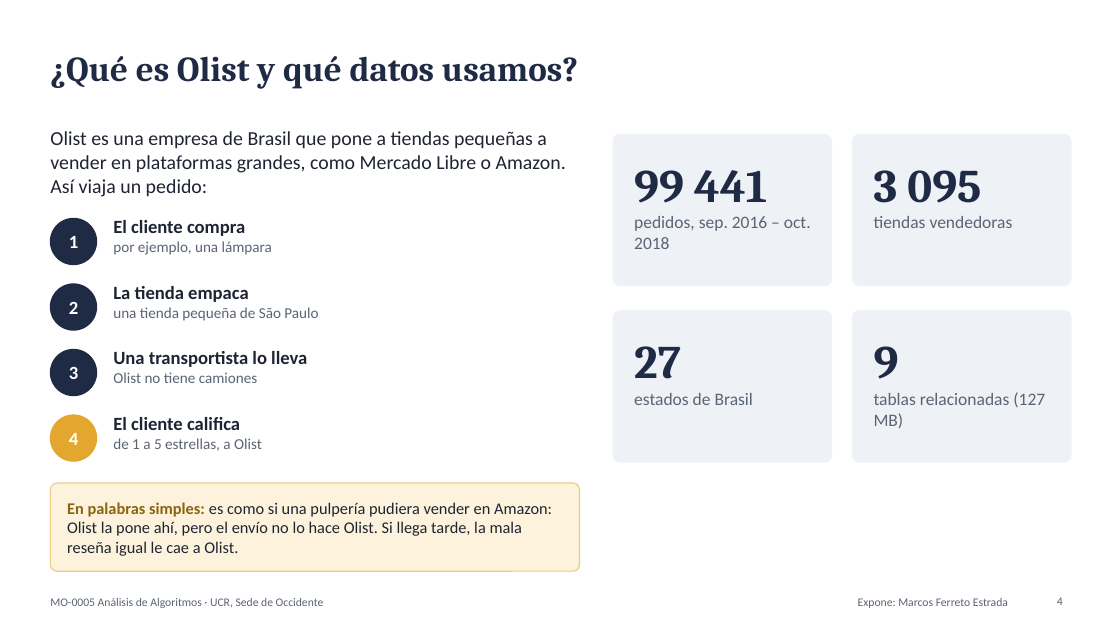
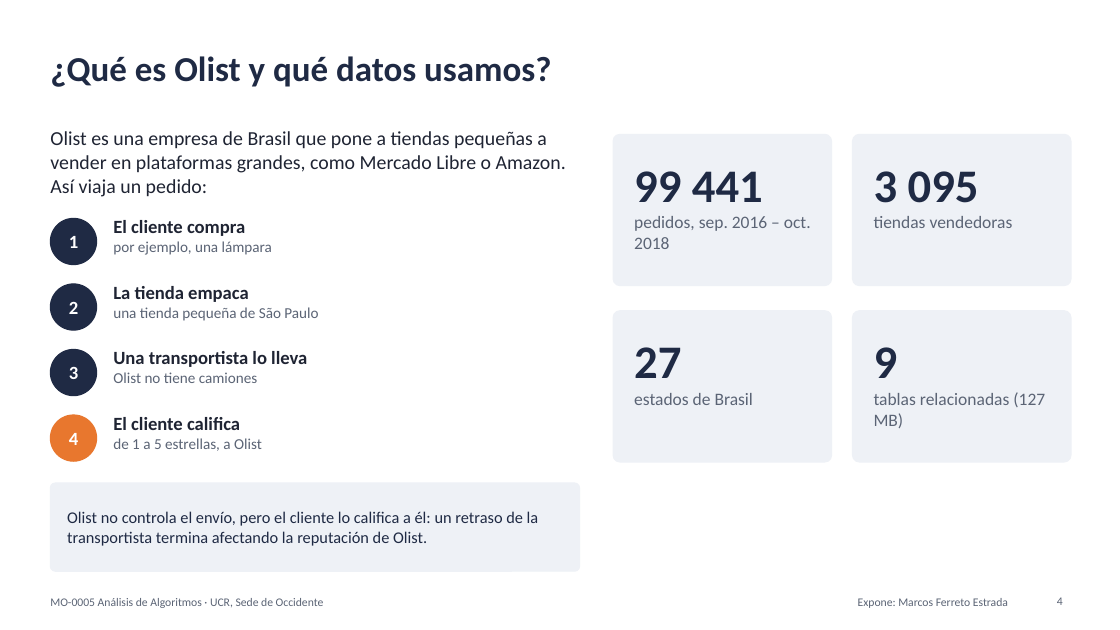
Before and after one commit to FerretoDev/mo0005-ecommerce-ml, a slide deck: slide 4 of presentacion/presentacion.pptx. Drawn at 1120x630 pixels with LibreOffice and Linux fonts; fonts in the diff are those of the drawing. Boxes give left, top, right and bottom in pixels: in the first picture for what was removed or moved away, otherwise in the second. Text is boxed around its words. In the diff, an @@ line names an element or a change of style, - is before the commit and + after.

```diff
--- a/presentacion/presentacion.pptx
+++ b/presentacion/presentacion.pptx
@@ title "¿Qué es Olist y qué ..." at [50, 56, 551, 87]: font Cambria to Calibri @@
@@ text at [634, 171, 763, 202]: font Cambria to Calibri in "99 441" @@
@@ text at [874, 171, 979, 203]: font Cambria to Calibri in "3 095" @@
@@ text at [634, 347, 681, 378]: font Cambria to Calibri in "27" @@
@@ text at [874, 347, 898, 378]: font Cambria to Calibri in "9" @@
@@ ellipse at [50, 415, 97, 461]: fill #E3A72F to #E8772E; outline #E3A72F 1 pt to #E8772E 1 pt @@
@@ rounded rectangle at [50, 483, 580, 571]: fill #FDF3DC to #EEF1F6; outline #EBCB85 1 pt to #EEF1F6 1 pt; proportions changed @@
@@ text at [67, 511, 539, 546]: text changed; text colour #1F2433 to #1F2A44 @@
-En palabras simples: es como si una pulpería pudiera vender en Amazon: Olist la pone ahí, pero el envío no lo hace Olist. Si llega tarde, la mala reseña igual le cae a Olist.
+Olist no controla el envío, pero el cliente lo califica a él: un retraso de la transportista termina afectando la reputación de Olist.
```
Also in this commit, not shown: 25 other slides changed, 2 other files.
